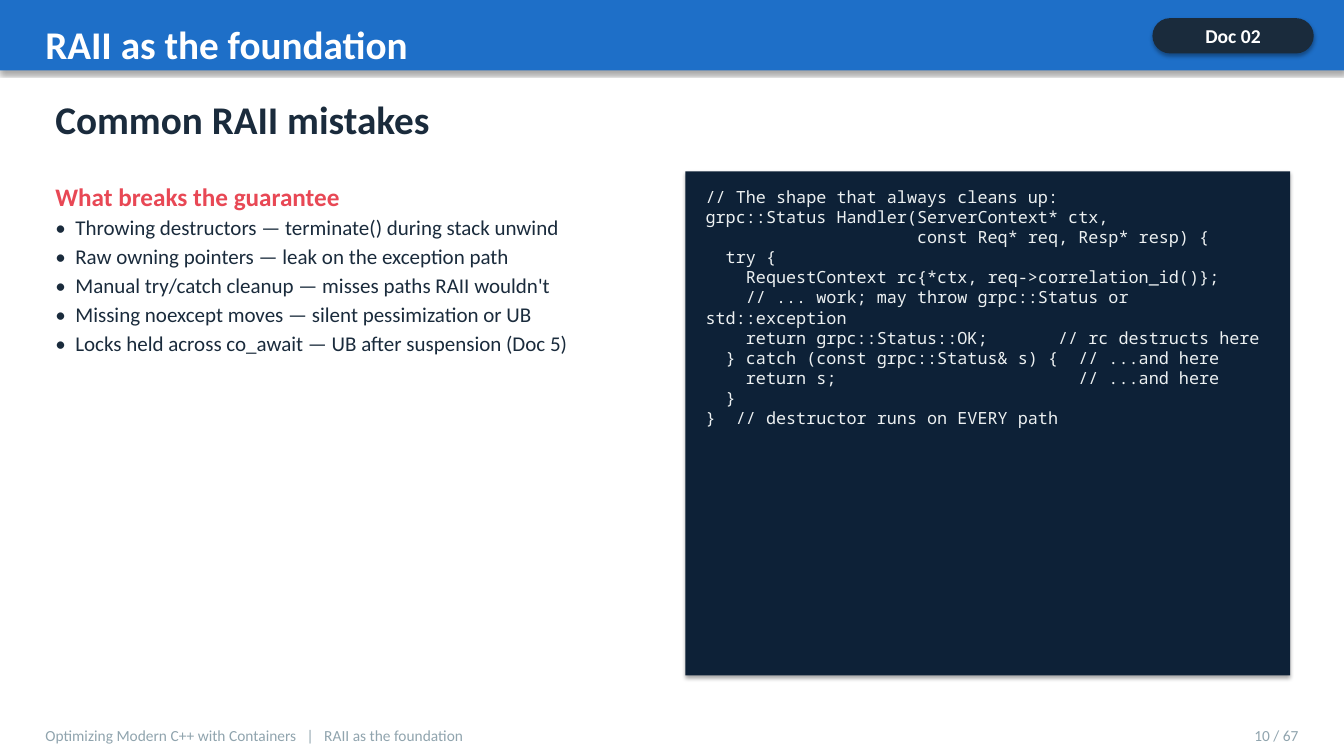
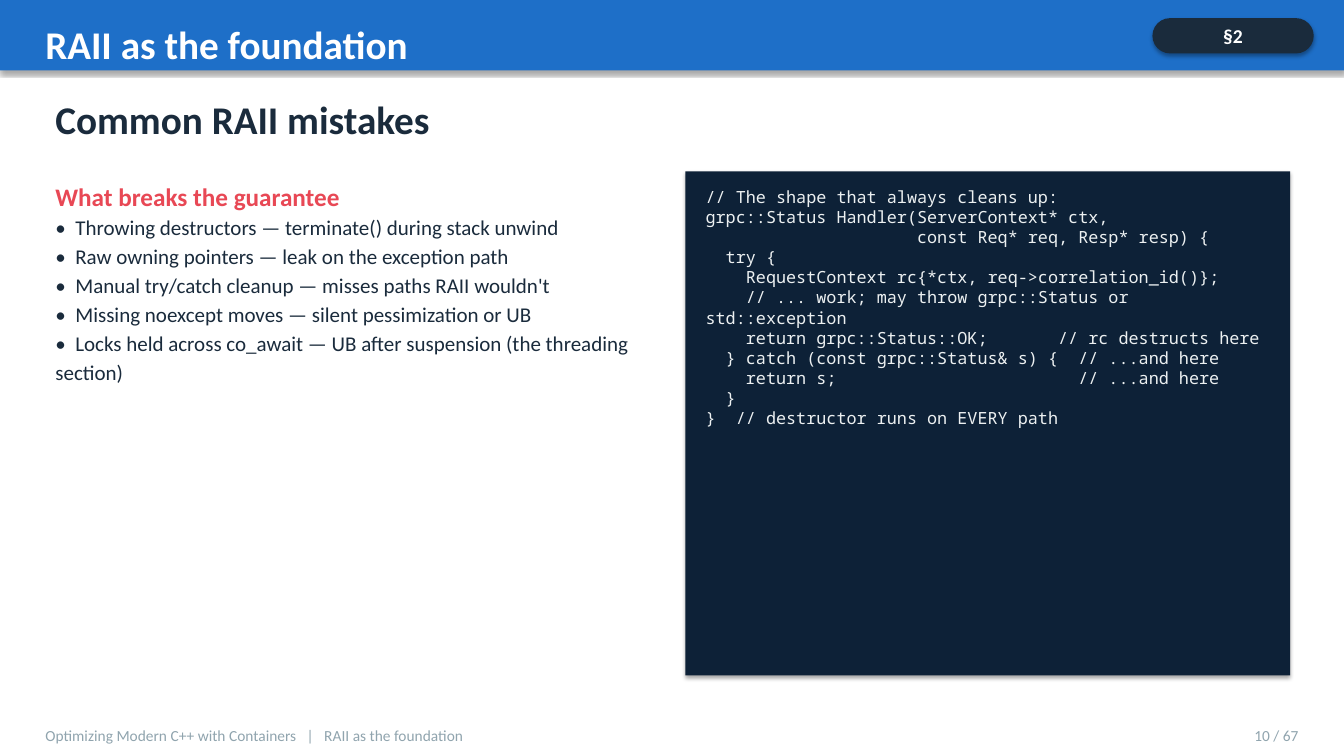
Before and after one commit to patterncatalyst/cpp-container-optimization-tutorial, a slide deck: slide 10 of presentation/cpp-statelessness-compendium.pptx. Drawn at 1344x756 pixels with LibreOffice and Linux fonts; fonts in the diff are those of the drawing. Boxes give left, top, right and bottom in pixels: in the first picture for what was removed or moved away, otherwise in the second. Text is boxed around its words. In the diff, an @@ line names an element or a change of style, - is before the commit and + after.

```diff
--- a/presentation/cpp-statelessness-compendium.pptx
+++ b/presentation/cpp-statelessness-compendium.pptx
@@ text at box(1223, 29, 1243, 44): text changed @@
-Doc 02
+§2
@@ text at box(55, 336, 628, 383): text changed @@
-• Locks held across co_await — UB after suspension (Doc 5)
+• Locks held across co_await — UB after suspension (the threading section)
```
Also in this commit, not shown: 44 other slides changed, 1 other file.
